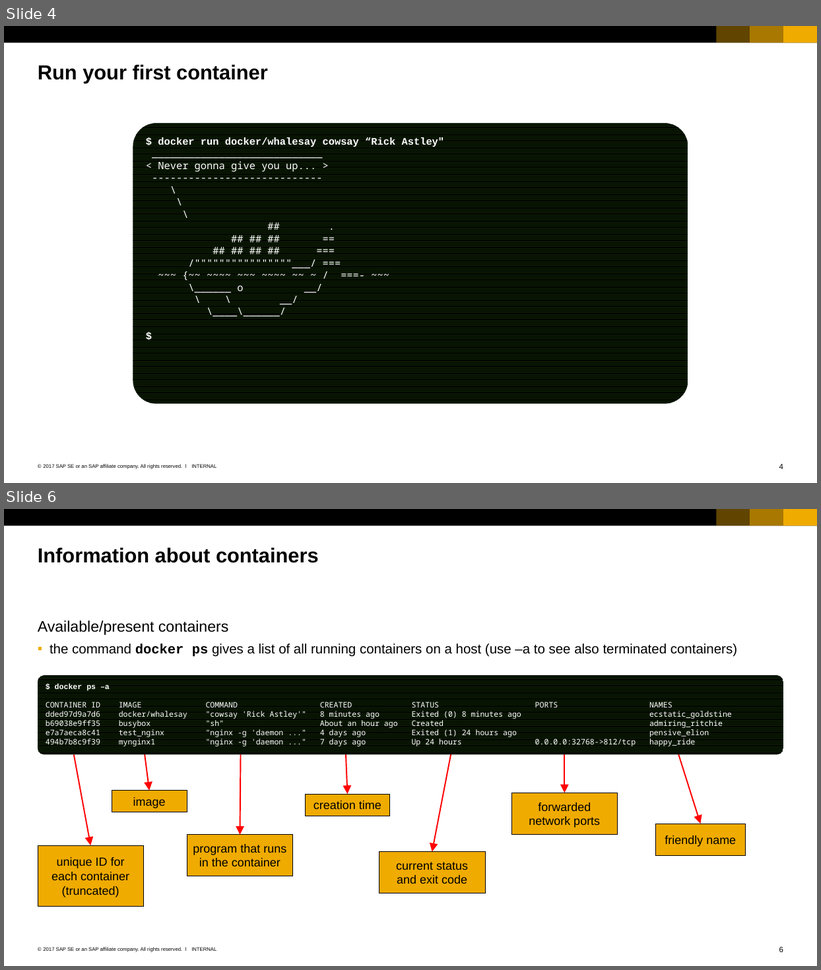
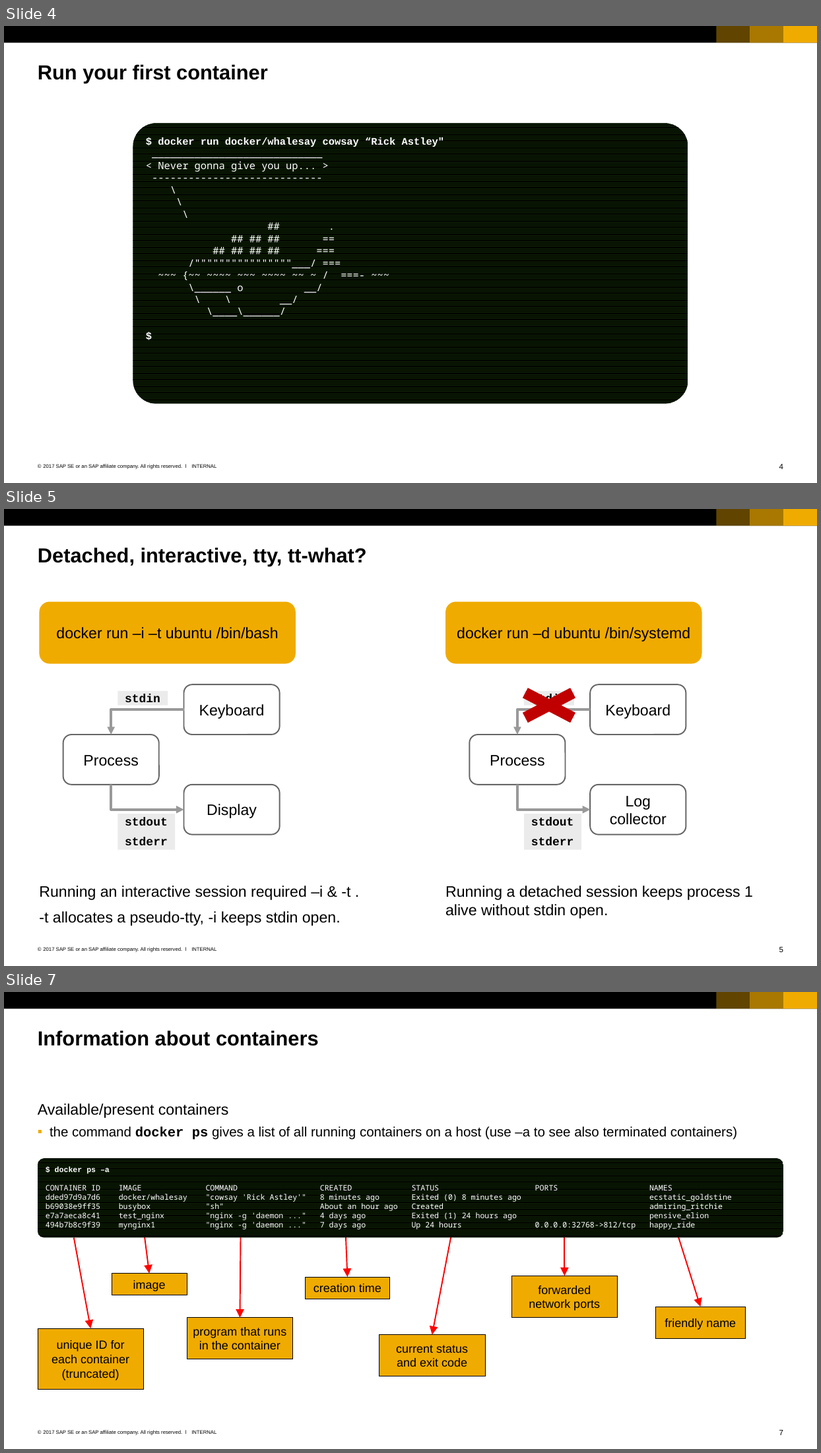
Before and after one commit to cuijiyao01/docker-k8s-training, a slide deck: docker/03_Working_with_containers.pptx. Shown one above the other, each under a label of ours: slides 4 and 6 before the commit, slides 4, 5 and 7 after it; the slides between them are not shown. The pictures are 821x970 and 821x1453 pixels, drawn with LibreOffice and Linux fonts; fonts in the diff are those of the drawing. Boxes give left, top, right and bottom in pixels: in the first picture for what was removed or moved away, otherwise in the second. Text is boxed around its words. In the diff, an @@ line names an element or a change of style, - is before the commit and + after.

```diff
--- a/docker/03_Working_with_containers.pptx
+++ b/docker/03_Working_with_containers.pptx
@@ slide 5 added at (4, 509, 817, 966), background #FFFFFF; not listed: 7 template elements that a slide beside it also shows @@
@@ title added at (38, 547, 367, 566), 24 pt, text #000000, bold @@
+Detached, interactive, tty, tt-what?
@@ rounded rectangle added at (40, 601, 295, 664), fill #F0AB00, 18 pt, text #000000 @@
+docker run –i –t ubuntu /bin/bash
@@ rounded rectangle added at (446, 601, 702, 664), fill #F0AB00, 18 pt, text #000000 @@
+docker run –d ubuntu /bin/systemd
@@ cross added at (503, 681, 595, 729), fill #C00000 @@
@@ group added at (63, 685, 279, 850): 3 rounded rectangles, 2 elbow arrows, 2 rectangles @@
+Process
+Keyboard
+Display
+stdin
+stdout
+stderr
@@ group added at (470, 685, 686, 850): 3 rounded rectangles, 2 elbow arrows, 2 rectangles @@
+Process
+Keyboard
+Log collector
+stdin
+stdout
+stderr
@@ text added at (39, 886, 350, 926), 18 pt, text #000000 @@
+Running an interactive session required –i & -t .
+-t allocates a pseudo-tty, -i keeps stdin open.
@@ text added at (446, 886, 753, 919), 18 pt, text #000000 @@
+Running a detached session keeps process 1 alive without stdin open.
@@ what was slide 6 is now slide 7 @@
@@ page number at (780, 1430, 783, 1436): text changed @@
-6
+7
```
Also in this commit, not shown: 3 slides changed.
